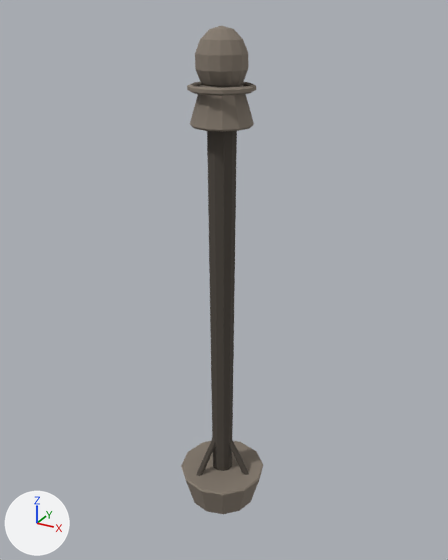
Renders of the glTF model assets/models/p_torchpost.glb from each side of a commit.
Rendered twice from a camera (50 mm lens) standing at (1.5, -2.71, 2.83) and looking at (-0.01, 0.04, 1.46). The lights are fixed; the arrows at lower left show +X, +Y and +Z. The older version comes first. Vertices at exactly the same position are counted once.

Names of what the first picture shows: 'torchpost'.
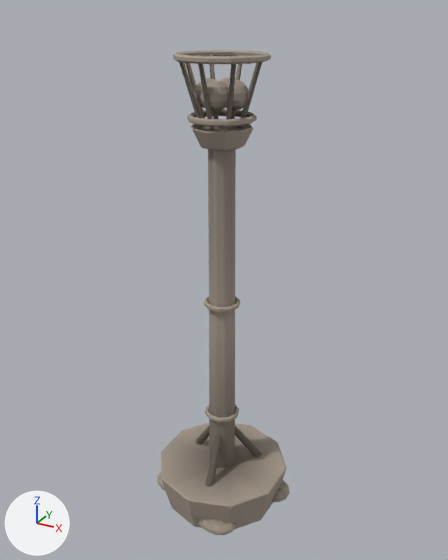
Changed parts and their boxes (x1, y1, x2, y2) in the pictures (448 x 560 px):
'torchpost', surface changed, reshaped (61% wider): before (181, 26, 263, 514); after (157, 50, 290, 535)
part 1 of me_cone, added: after (187, 109, 257, 127)
part 2 of me_cone, added: after (173, 50, 271, 64)
part 3 of me_cone, rebuilt (53% wider, 46% taller): before (181, 441, 263, 514); after (161, 423, 287, 530)
part 4 of me_cone, rebuilt (6% narrower, 6% shorter): before (207, 131, 237, 471); after (208, 149, 236, 468)
part 5 of me_cone, deleted (mostly hidden): before (230, 438, 249, 475)
part 6 of me_cone, deleted (mostly hidden): before (197, 438, 215, 476)
part 7 of me_cone, reshaped: before (187, 26, 256, 132); after (179, 54, 262, 151)
part 8 of me_cone, added: after (157, 404, 290, 535)
part 9 of me_cone, added: after (204, 296, 240, 312)

The change, as a list of edits to the scene's bpy script:
```text
Change mat_torchpost:
    where n2 = _N.new('ShaderNodeMix'); n2.name = 'Mix'
    n2.inputs[7].default_value: (0.24, 0.2, 0.16, 1.0) -> (0.38, 0.32, 0.26, 1.0)  # 'B', brown #867c6f -> 'B', beige #a6998b
Change me_cone:
    used by ob_torchpost; location = (0.0, 0.0, 0.0)
    remove me_cone.from_pydata(...)  # 730 vertices, 1432 faces; spans x -0.26..0.26, y -0.26..0.26, z 0.0..2.76
    add me_cone.from_pydata(...)  # 4187 vertices, 8286 faces; spans x -0.4..0.4, y -0.4..0.4, z 0.0..2.64
    me_cone part 1: a new loose piece, a torus around z (ring radius 0.155, tube radius 0.016) spanning x -0.17..0.17, y -0.165..0.165, z 2.324..2.356, in mat_torchpost
    me_cone part 2: a new loose piece, a torus around z (ring radius 0.215, tube radius 0.016) spanning x -0.23..0.23, y -0.224..0.224, z 2.604..2.636, in mat_torchpost
    me_cone part 3: the loose piece of 48 vertices spanning x -0.26..0.26, y -0.26..0.26, z 0.0..0.22 is rebuilt with 102 vertices and now spans x -0.38..0.38, y -0.4..0.4, z 0.0..0.26
    me_cone part 4: the loose piece of 40 vertices spanning x -0.07..0.07, y -0.07..0.07, z 0.05..2.35 is rebuilt with 106 vertices and now spans x -0.08..0.08, y -0.08..0.08, z 0.16..2.21
    me_cone part 5: the loose piece of 36 vertices spanning x 0.01..0.23, y -0.02..0.02, z 0.11..0.49 is deleted
    me_cone part 6: the loose piece of 36 vertices spanning x -0.12..0.0, y -0.2..-0.01, z 0.11..0.49 is deleted
    me_cone part 7: 7 vertices moved within x -0.09..0.08, y -0.09..0.09, z 2.45..2.5; 508 vertices removed from x -0.17..0.17, y -0.17..0.17, z 2.3..2.76; 1670 vertices added at x -0.21..0.21, y -0.21..0.21, z 2.2..2.62
    me_cone part 8: 1847 vertices added at x -0.4..0.4, y -0.37..0.38, z 0.0..0.64
    me_cone part 9: 100 vertices added at x -0.1..0.1, y -0.1..0.1, z 1.32..1.36
    other edits to the shape of me_cone do not show in these pictures
```
